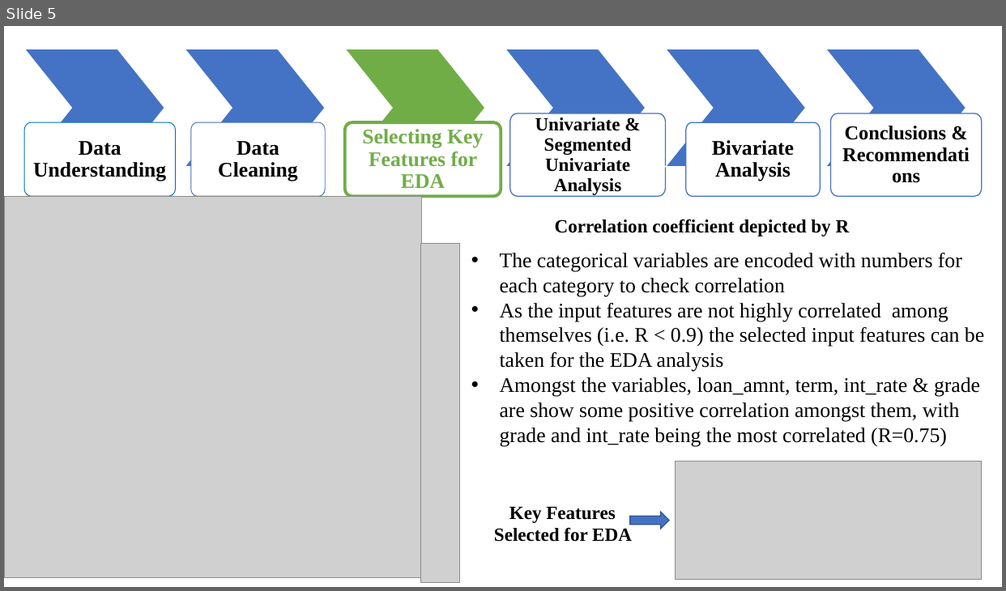
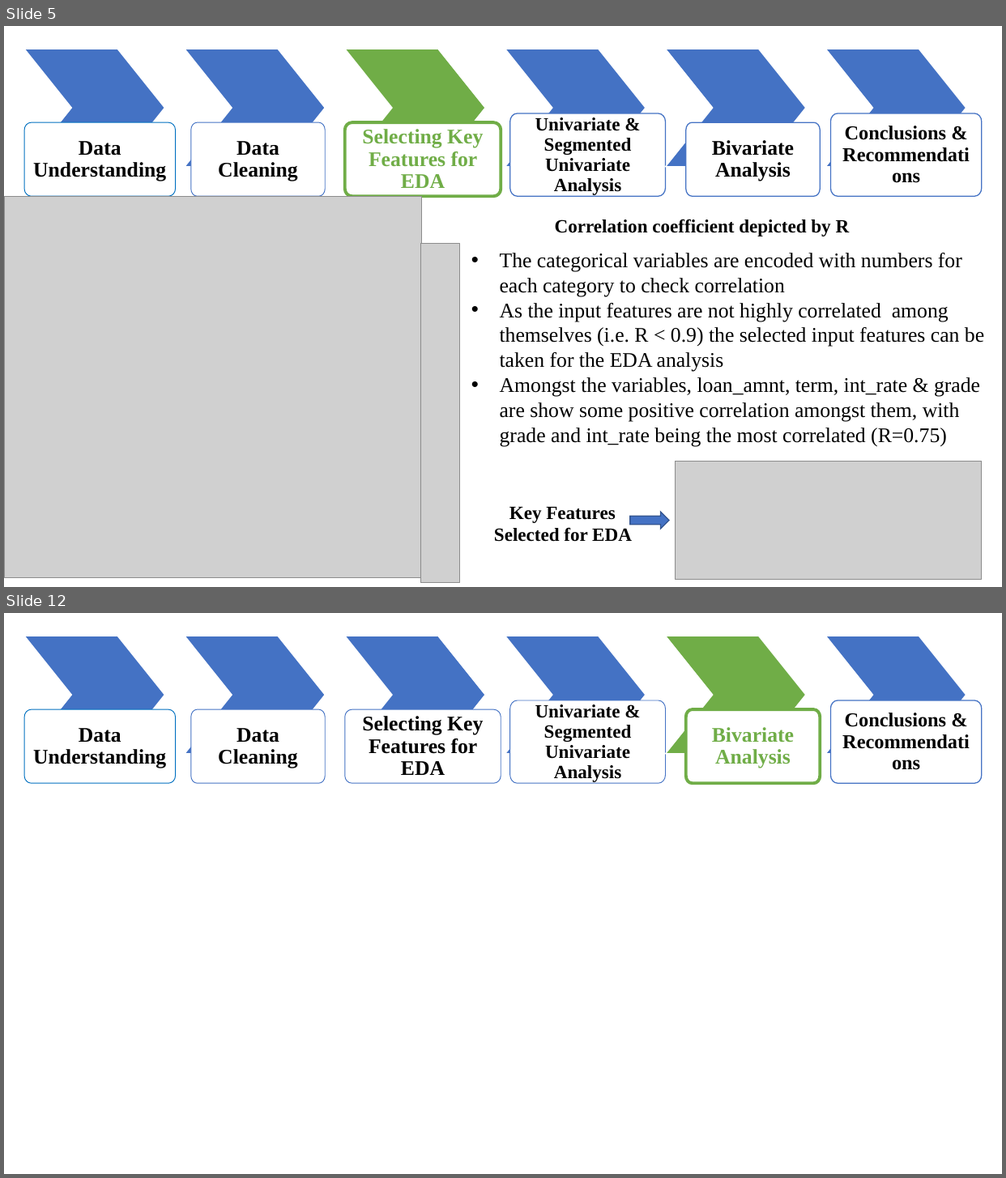
Before and after one commit to karthickchetti/LendingClubCaseStudy, a slide deck: LC_EDA.pptx. Shown one above the other, each under a label of ours: slide 5 before the commit, slides 5 and 12 after it; the slides between them are not shown. The pictures are 1006x591 and 1006x1178 pixels, drawn with LibreOffice and Linux fonts; fonts in the diff are those of the drawing; grey boxes stand for pictures. Boxes give left, top, right and bottom in pixels: in the first picture for what was removed or moved away, otherwise in the second. Text is boxed around its words. In the diff, an @@ line names an element or a change of style, - is before the commit and + after.

```diff
--- a/LC_EDA.pptx
+++ b/LC_EDA.pptx
@@ slide 12 added at [4, 613, 1002, 1174], background #FFFFFF @@
@@ group added at [24, 636, 982, 784]: 6 chevrons, 6 freeform shapes @@
+Data Understanding
+Data Cleaning
+Selecting Key Features for EDA
+Univariate & Segmented Univariate Analysis
+Bivariate Analysis
+Conclusions & Recommendations
```
Also in this commit, not shown: 5 slides changed, 5 other slides added, 1 other file.
